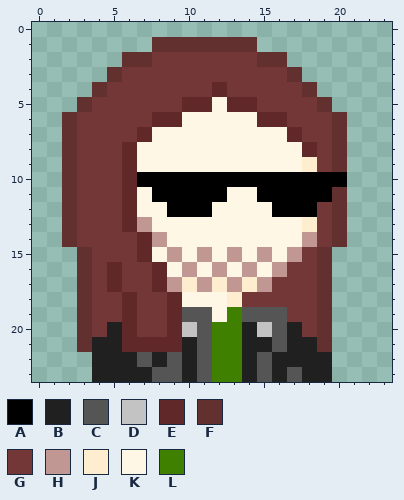
Two versions of one pixel-art sprite, images/self.png. The picture above is the old version.
The file is 96x96 pixels, drawn in blocks of 4x4; one block is one cell here. Colours within 5 levels of each other are drawn and written as one.
Palette (. is transparent): A #000000  B #202020  C #555555  D #c3c3c3  E #602828  F #633030  G #733737  H #c19793  J #ffedd0  K #fff7e6  L #408000
Pixels before, first column x 2:
 1 ......FFFFFFF......
 2 ....FFGGGGGGGFF....
 3 ...FGGGGGGGGGGGF...
 4 ..FGGGGGGGEGGGGGF..
 5 .FGGGGGGEEKEEGGGGF.
 6 FGGGGGEEKKKKKEEGGGF
 7 FGGGGEKKKKKKKKKEGGF
 8 FGGGEKKKKKKKKKKKEGF
 9 FGGGEKKKKKKKKKKKJGF
10 FGGGEAAAAAAAAAAAAAA
11 FGGGEKAAAAAKKAAAAAF
12 FGGGEKKAAAKKKKAAAGF
13 FGGGEHKKKKKKKKKKJGF
14 FGGGGEHKKKKKKKKKHGF
15 .FGGGEKHKHKHKHKHGF.
16 .FGEGGEKHKHKHKHGGF.
17 .FGEGGEHJHJHJHGGGF.
18 .FGGEGGEKKKJGGGGGF.
19 .FGGEGGECCKLCCCGGF.
20 .FGBEGGEDCLLBDCBGF.
21 .FBBEEEEBCLLBBCBBF.
22 ..BBBCBCBCLLBCBBBB.
23 ..BBBBCCBCLLBCBCBB.
The same view after the edit:
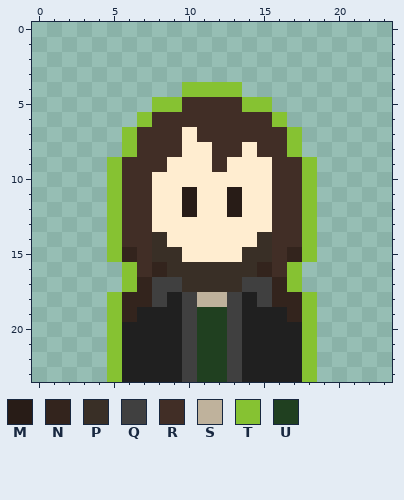
Colours new in this view: M #281c17  N #33241d  P #392f26  Q #404040  R #412e26  S #bfb29c  T #86c232  U #204020
The edit:
Changed rows in their new state; - is an unchanged pixel.
first column x 2:
 1 ------.......------
 2 ----...........----
 3 ---.............---
 4 --......TTTT.....--
 5 -.....TTRRRRTT....-
 6 .....TRRRRRRRRT....
 7 ....TRRRJRRRRRRT...
 8 ....TRRRJJRRJRRT...
 9 ...TRRRJJJRJJJRRT..
10 ...TRRJJJJJJJJRRT..
11 ...TRRJJMJJMJJRRT..
12 ...TRRJJMJJMJJRRT..
13 ...TRRJJJJJJJJRRT..
14 ...TRRPJJJJJJPRRT..
15 -..TNRPPJJJJPPRNT.-
16 -...TRNPPPPPPNRT..-
17 -...TNQQPPPPQQNT..-
18 -..TNNQBQSSQBQNNT.-
19 -..TNBBBQUUQBBBNT.-
20 -..TBBBBQUUQ-BB-T.-
21 -..TBBBBQUUQ--B-T.-
22 --.T-B-BQUUQ-B--T.-
23 --.T--BBQUUQ-B-BT.-
